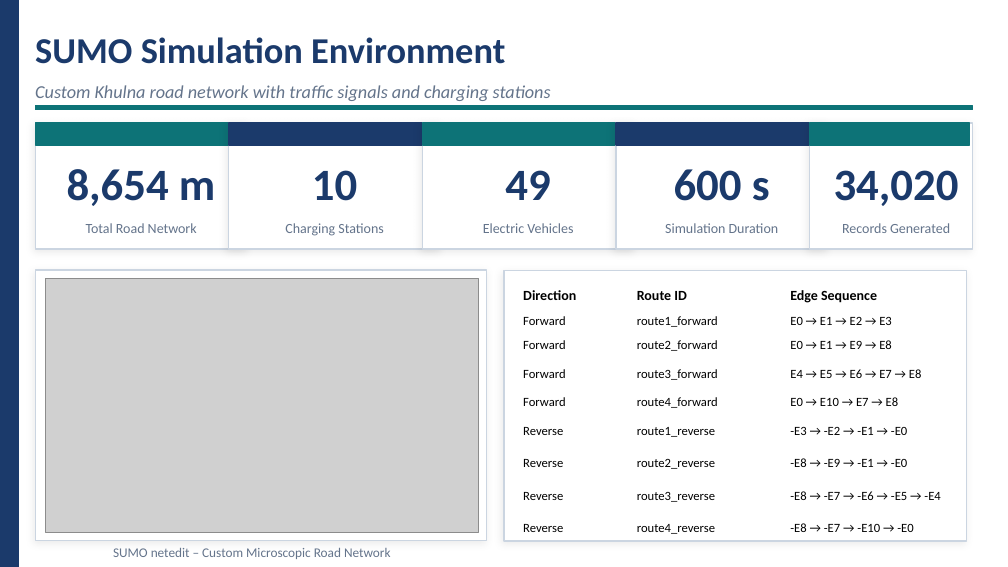
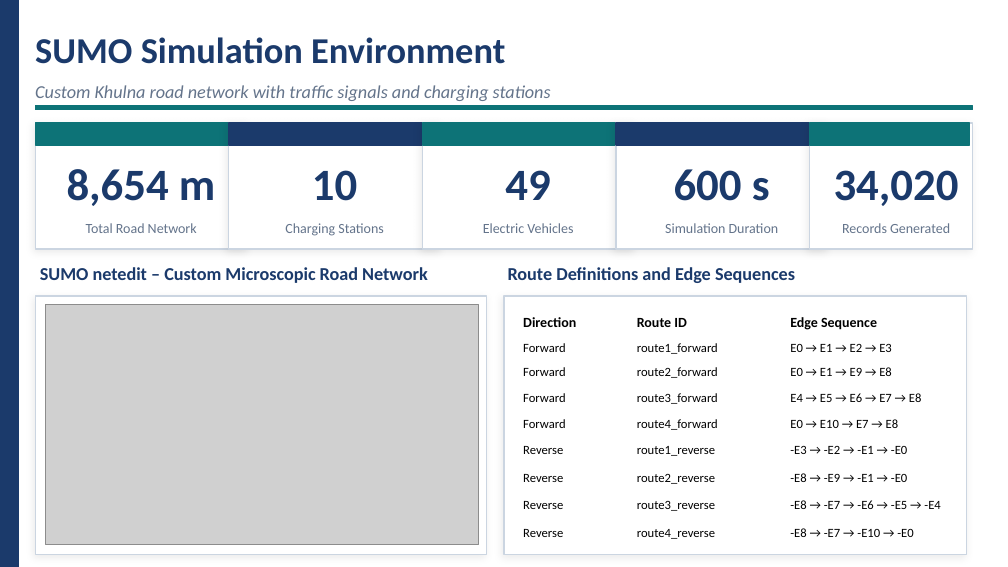
Before and after one commit to Rakesh01999/Research-Work-BPV, a slide deck: slide 8 of Thesis-Defense/defense/200112_Defense_Presentation.pptx. Drawn at 1008x567 pixels with LibreOffice and Linux fonts; fonts in the diff are those of the drawing; grey boxes stand for pictures. Boxes give left, top, right and bottom in pixels: in the first picture for what was removed or moved away, otherwise in the second. Text is boxed around its words. In the diff, an @@ line names an element or a change of style, - is before the commit and + after.

Commit message:
Dataset-Summary Table(in Report) updated and presentation edited

```diff
--- a/Thesis-Defense/defense/200112_Defense_Presentation.pptx
+++ b/Thesis-Defense/defense/200112_Defense_Presentation.pptx
@@ text "SUMO netedit – Custom Microscopic ...": place and size @@
-text "SUMO netedit – Custom Microscopic ..." at [113, 548, 391, 559]
+text "SUMO netedit – Custom Microscopic ..." at [40, 267, 428, 283]
@@ text "SUMO netedit – Custom Microscopic ..." at [40, 267, 428, 283]: size 9.5 to 13 pt, text colour #64748B to #1B3A6B, bold on; alignment centre to left @@
@@ text added at [508, 267, 795, 283], 13 pt, text #1B3A6B, bold @@
+Route Definitions and Edge Sequences
@@ rectangle: place and size @@
-rectangle at [35, 270, 487, 540]
+rectangle at [35, 296, 487, 554]
@@ rectangle: place and size @@
-rectangle at [504, 271, 967, 541]
+rectangle at [504, 296, 967, 554]
@@ picture: place and size @@
-picture at [45, 278, 479, 532]
+picture at [45, 304, 479, 544]
@@ table: place and size @@
-table at [514, 282, 953, 543]
+table at [514, 309, 953, 545]
```
Also in this commit, not shown: 3 other slides changed, 2 slides added, 3 other files.
